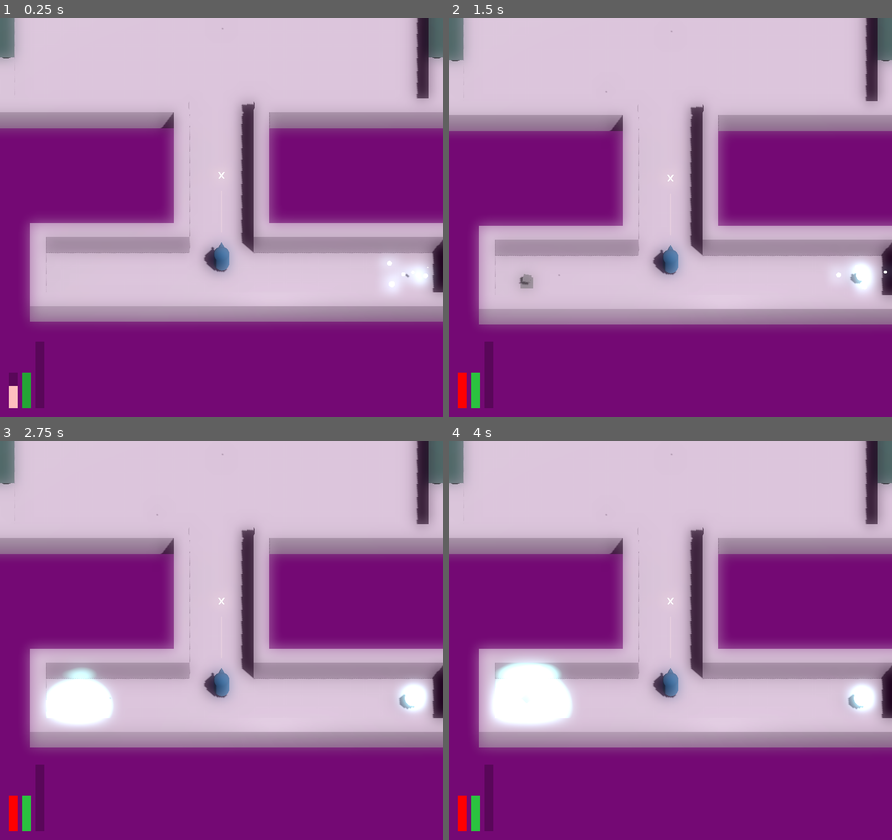
Above: before the commit, frames 1-4 (two rows, left to right).
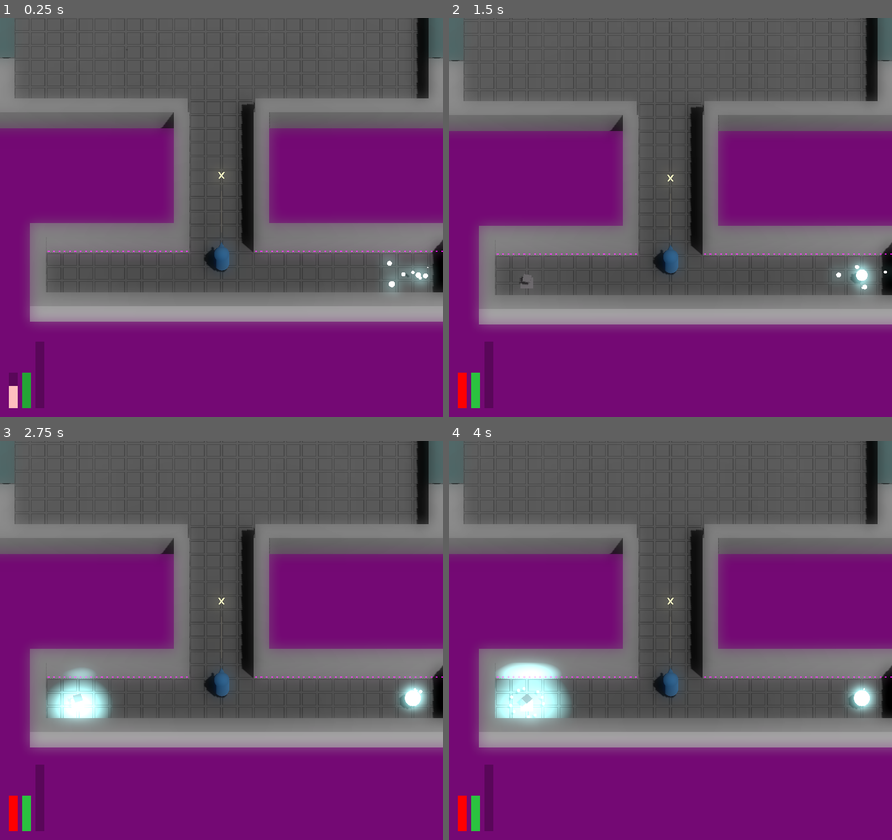
Above: after the commit, the same moments.

Repository: JackEvans24/bullet-absorb
Game: Godot game, scene res://scenes/main.tscn
The game is run twice, just before and just after one commit, with the same random seed, the same clock (stepped at 60 frames per second) and the same inputs.
Inputs:
- Up to frame 1 (0.25 s): no input
- Up to frame 2 (1.5 s): no input
- Up to frame 3 (2.75 s): no input
- Up to frame 4 (4 s): no input

The runs differ from the first frame. In frame 1, 52% of the frame differs, in the area x 0-100%, y 0-77%; in frame 2, 53%; in frame 3, 53%; in frame 4, 53%.

Commit message:
chore: hook up item lookup in main scene

Diff:
--- a/scenes/main.tscn
+++ b/scenes/main.tscn
@@ -8,6 +8,7 @@
 [ext_resource type="Script" path="res://scripts/mechanics/rooms/room_controller.gd" id="3_yfuie"]
 [ext_resource type="PackedScene" uid="uid://cl1dul38xrvt2" path="res://prefabs/cameras.tscn" id="4_nws0m"]
 [ext_resource type="PackedScene" uid="uid://dsdee78pu7oxc" path="res://prefabs/room/room_3.tscn" id="5_grw4s"]
+[ext_resource type="Resource" uid="uid://dfp6bwqqsvt21" path="res://data/room_items/room_item_lookup.tres" id="5_n6ls3"]
 [ext_resource type="Script" path="res://scripts/effects/hit_stop.gd" id="8_dyhou"]
 [ext_resource type="PackedScene" uid="uid://bcjb1jnr0y5mb" path="res://prefabs/power/power_generator.tscn" id="9_cyv5f"]
 [ext_resource type="PackedScene" uid="uid://dd7vuam6cs4fp" path="res://prefabs/power/power_orb.tscn" id="14_c7b1x"]
@@ -60,6 +61,7 @@
 
 [node name="Rooms" type="Node" parent="World"]
 script = ExtResource("3_yfuie")
+room_item_lookup = ExtResource("5_n6ls3")
 
 [node name="Room3" parent="World/Rooms" instance=ExtResource("5_grw4s")]
 transform = Transform3D(1, 0, 0, 0, 1, 0, 0, 0, 1, 0, 0, -11)
Not shown: 1 places in scenes/main.tscn that only renumber resources
